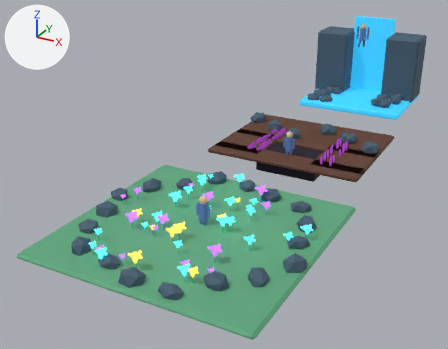
One commit to the glTF model assets/models/intro_cinematic.glb: the scene before it, then after it.
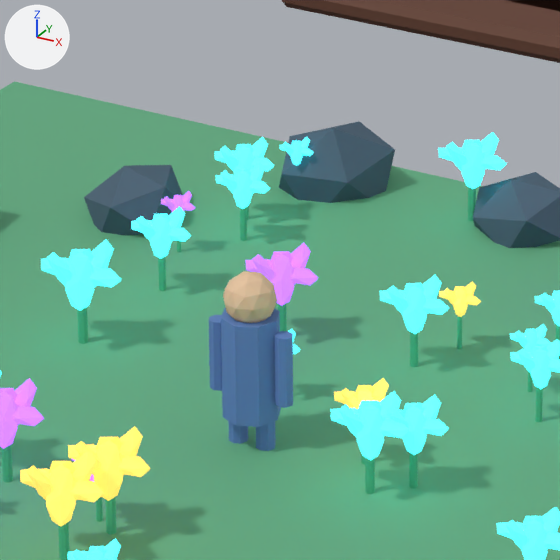
The first picture shows the older version from a 50 mm camera at (19.7, -32.1, 20.5) aimed at (-4.3, 11.4, -1.3). The close-ups show the older and then the newer version on the part from 36% to 57% of the width and 43% to 70% of the height of that picture. Only the edits that show in the close-ups are written down. Arrows for +X, +Y and +Z are at upper left; the lights stay in place. Where no turn or scale is listed for an object, it has been applied to the vertices.

The scene before the commit, as lines of its bpy script (objects in view):
```python
ob_flower_alchemist_arm_1_0 = bpy.data.objects.new('Flower_Alchemist_Arm_1.0', me_cilindro_049)
ob_flower_alchemist_arm_1_0.location = (0.43, 0.75, 1.04)
ob_flower_alchemist_arm__1_0 = bpy.data.objects.new('Flower_Alchemist_Arm_-1.0', me_cilindro_047)
ob_flower_alchemist_arm__1_0.location = (-0.43, 0.75, 1.04)
ob_flower_alchemist_body = bpy.data.objects.new('Flower_Alchemist_Body', me_cilindro_046)
ob_flower_alchemist_body.location = (0.0, 0.75, 1.0)
ob_flower_alchemist_head = bpy.data.objects.new('Flower_Alchemist_Head', me_esfera_icosaédrica_368)
ob_flower_alchemist_head.location = (0.0, 0.75, 1.83)
ob_flower_alchemist_leg_1_0 = bpy.data.objects.new('Flower_Alchemist_Leg_1.0', me_cilindro_050)
ob_flower_alchemist_leg_1_0.location = (0.18, 0.75, 0.22)
ob_flower_alchemist_leg__1_0 = bpy.data.objects.new('Flower_Alchemist_Leg_-1.0', me_cilindro_048)
ob_flower_alchemist_leg__1_0.location = (-0.18, 0.75, 0.22)
ob_flower_glade_ground = bpy.data.objects.new('Flower_Glade_Ground', me_cubo)
ob_flower_glade_ground.location = (0.0, 0.0, -0.22)
# also in view: 'FlowerPetal_40_5' at (1.8, 0.2, 0.8); 'FlowerPetal_37_5' at (-1.8, -1.5, 0.9); 'FlowerPetal_6_5' at (-3.0, 1.8, 0.9); 'FlowerPetal_19_5' at (-1.0, 3.1, 0.8); 'Rift_Front_Ledge' at (0.0, 14.5, -0.2)
```
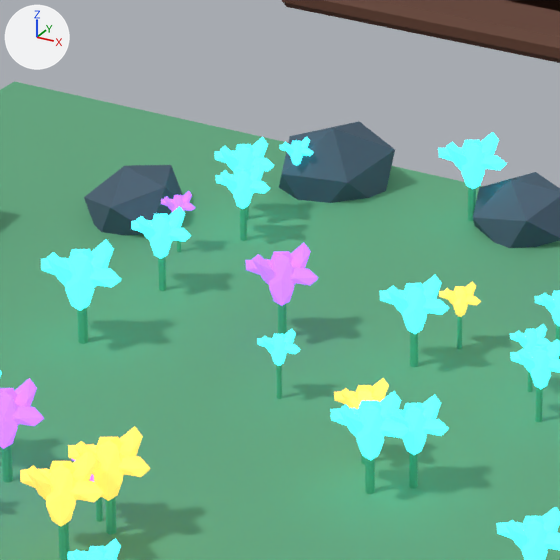
Pixel boxes [x1, y1, x2, y2] of what changed, in the close-ups (560 x 560 px):
'Flower_Alchemist_Body', deleted (blue)
    before: [221, 308, 281, 427]
'Flower_Alchemist_Head', deleted (beige)
    before: [223, 271, 277, 323]
'Flower_Alchemist_Arm_1.0', deleted (blue)
    before: [274, 331, 293, 408]
'Flower_Alchemist_Arm_-1.0', deleted (blue)
    before: [209, 315, 222, 391]
'Flower_Alchemist_Leg_1.0', deleted (blue)
    before: [256, 421, 276, 451]
'Flower_Alchemist_Leg_-1.0', deleted
    before: [228, 421, 248, 444]

The change, as a list of edits to the scene's bpy script:
```text
Remove ob_flower_alchemist_arm_1_0:
    ob_flower_alchemist_arm_1_0 = bpy.data.objects.new('Flower_Alchemist_Arm_1.0', me_cilindro_049)
    ob_flower_alchemist_arm_1_0.location = (0.43, 0.75, 1.04)
Remove ob_flower_alchemist_arm__1_0:
    ob_flower_alchemist_arm__1_0 = bpy.data.objects.new('Flower_Alchemist_Arm_-1.0', me_cilindro_047)
    ob_flower_alchemist_arm__1_0.location = (-0.43, 0.75, 1.04)
Remove ob_flower_alchemist_body:
    ob_flower_alchemist_body = bpy.data.objects.new('Flower_Alchemist_Body', me_cilindro_046)
    ob_flower_alchemist_body.location = (0.0, 0.75, 1.0)
Remove ob_flower_alchemist_head:
    ob_flower_alchemist_head = bpy.data.objects.new('Flower_Alchemist_Head', me_esfera_icosaédrica_368)
    ob_flower_alchemist_head.location = (0.0, 0.75, 1.83)
Remove ob_flower_alchemist_leg_1_0:
    ob_flower_alchemist_leg_1_0 = bpy.data.objects.new('Flower_Alchemist_Leg_1.0', me_cilindro_050)
    ob_flower_alchemist_leg_1_0.location = (0.18, 0.75, 0.22)
Remove ob_flower_alchemist_leg__1_0:
    ob_flower_alchemist_leg__1_0 = bpy.data.objects.new('Flower_Alchemist_Leg_-1.0', me_cilindro_048)
    ob_flower_alchemist_leg__1_0.location = (-0.18, 0.75, 0.22)
```
